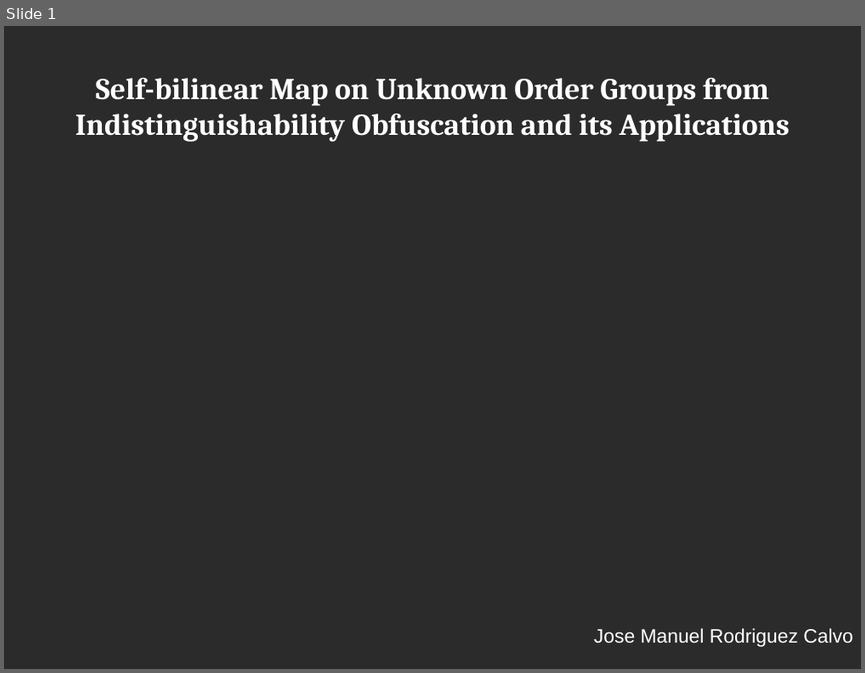
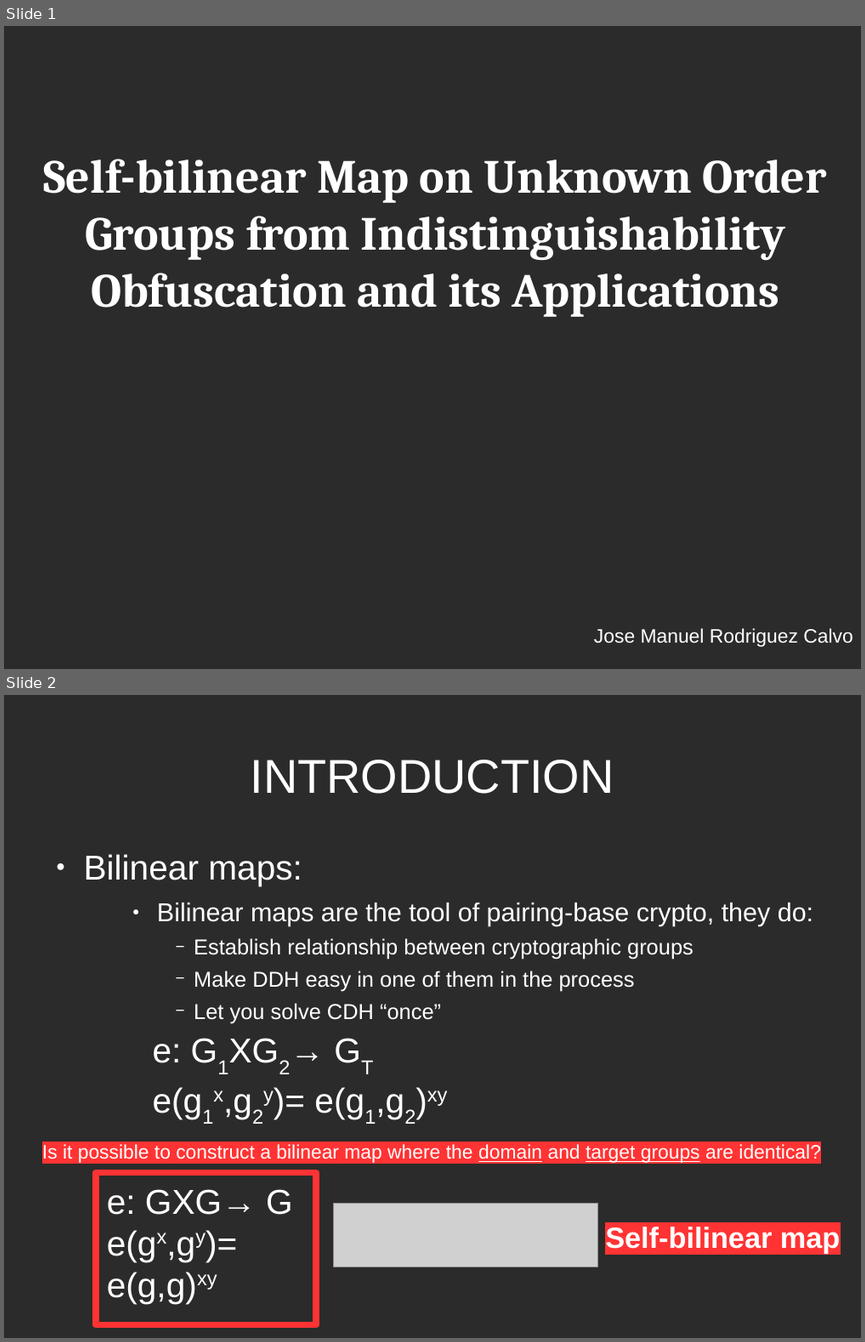
Before and after one commit to jmrCalvo/Network-Security, a slide deck: exposition.odp. Shown one above the other, each under a label of ours: slide 1 before the commit, slides 1 and 2 after it. The pictures are 865x673 and 865x1342 pixels, drawn with LibreOffice and Linux fonts; fonts in the diff are those of the drawing; grey boxes stand for pictures; background and template pictures are left out; a plain dark background stands for a picture behind light text. Boxes give left, top, right and bottom in pixels: in the first picture for what was removed or moved away, otherwise in the second. Text is boxed around its words. In the diff, an @@ line names an element or a change of style, - is before the commit and + after.

```diff
--- a/exposition.odp
+++ b/exposition.odp
@@ slide 2 added at [4,695,861,1338], background picture (left out) @@
@@ title added at [250,760,614,794], 44 pt, text #FFFFFF @@
+INTRODUCTION
@@ text added at [84,854,813,1023], 20 pt, text #FFFFFF @@
+● Bilinear maps:
+    ● Bilinear maps are the tool of pairing-base crypto, they do:
+      − Establish relationship between cryptographic groups
+      − Make DDH easy in one of them in the process
+      − Let you solve CDH “once”
@@ text added at [153,1043,447,1119], 32 pt, text #FFFFFF @@
+e: G1XG2→ GT
+e(g1x,g2y)= e(g1,g2)xy
@@ text added at [42,1144,821,1163], 18 pt, text #FFFFFF @@
+Is it possible to construct a bilinear map where the domain and target groups are identical?
@@ rectangle added at [96,1173,316,1325], outline #FF3333 6.01 pt, 32 pt, text #FFFFFF @@
+e: GXG→ G
+e(gx,gy)= e(g,g)xy
@@ picture added at [334,1203,598,1267] @@
@@ text added at [605,1226,840,1253], 27 pt, text #FFFFFF, bold @@
+Self-bilinear map
@@ slide 1 changed as well @@
@@ title "Self-bilinear Map on Unknown Order ...": place and size @@
-title "Self-bilinear Map on Unknown Order ..." at [75,78,789,142]
+title "Self-bilinear Map on Unknown Order ..." at [43,159,827,317]
@@ title "Self-bilinear Map on Unknown Order ..." at [43,159,827,317]: size 28 to 44 pt @@
```
Also in this commit, not shown: 11 other slides added, 1 other file.
